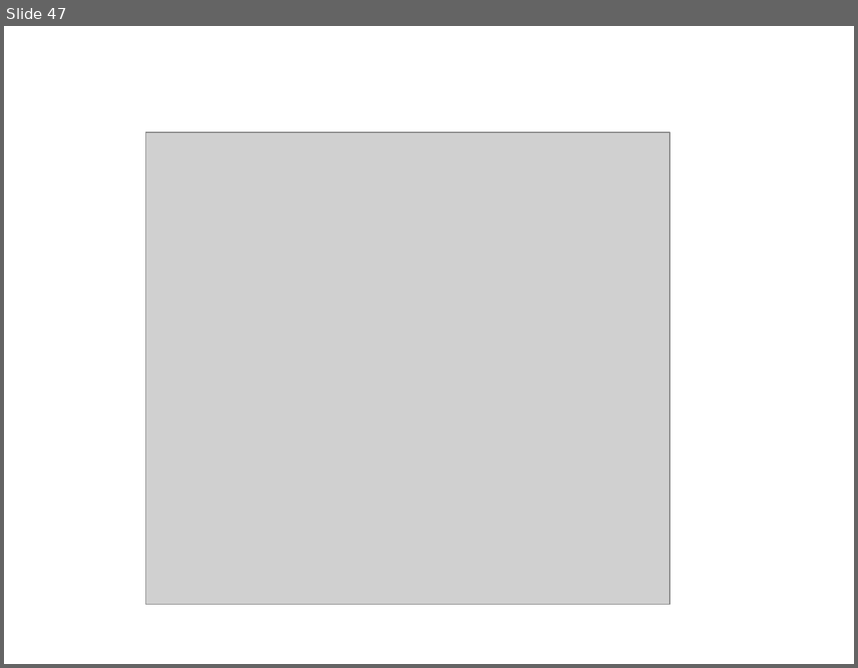
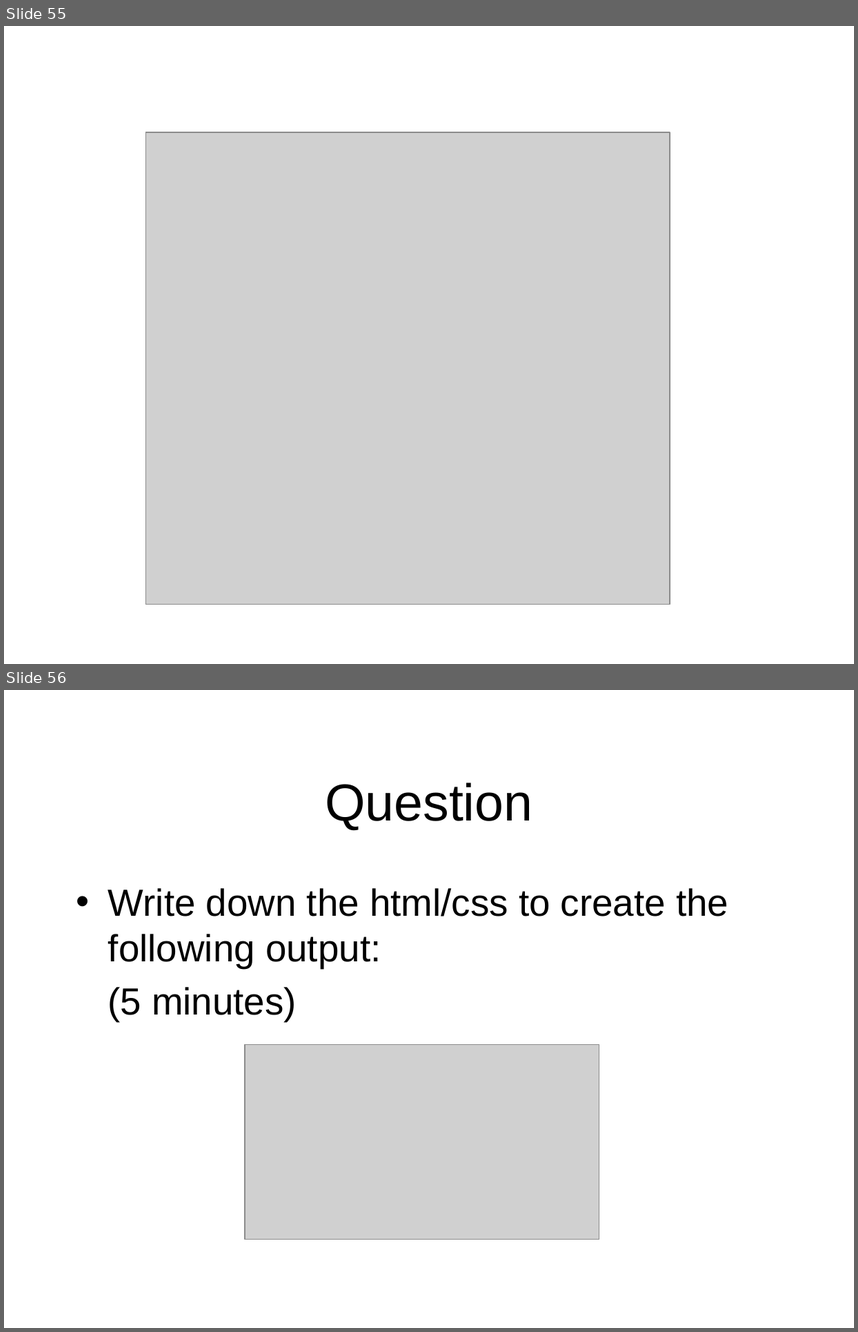
Before and after one commit to octaviordz/zjnu2017.github.io, a slide deck: WAD/lectures/070--CSS.Div.Layout.pptx. Shown one above the other, each under a label of ours: slide 47 before the commit, slides 55 and 56 after it. The pictures are 858x668 and 858x1332 pixels, drawn with LibreOffice and Linux fonts; fonts in the diff are those of the drawing; grey boxes stand for pictures. Boxes give left, top, right and bottom in pixels: in the first picture for what was removed or moved away, otherwise in the second. Text is boxed around its words. In the diff, an @@ line names an element or a change of style, - is before the commit and + after.

```diff
--- a/WAD/lectures/070--CSS.Div.Layout.pptx
+++ b/WAD/lectures/070--CSS.Div.Layout.pptx
@@ slide 56 added at (x1=4, y1=690, x2=854, y2=1328), background #FFFFFF @@
@@ title added at (x1=325, y1=782, x2=533, y2=830), 44 pt, text #000000 @@
+Question
@@ text added at (x1=107, y1=888, x2=728, y2=1021), 32 pt, text #000000 @@
+• Write down the html/css to create the following output:
+(5 minutes)
@@ picture added at (x1=245, y1=1045, x2=599, y2=1239) @@
@@ what was slide 47 is now slide 55 @@
```
Also in this commit, not shown: 5 slides changed, 11 other slides added, 2 slides removed.
